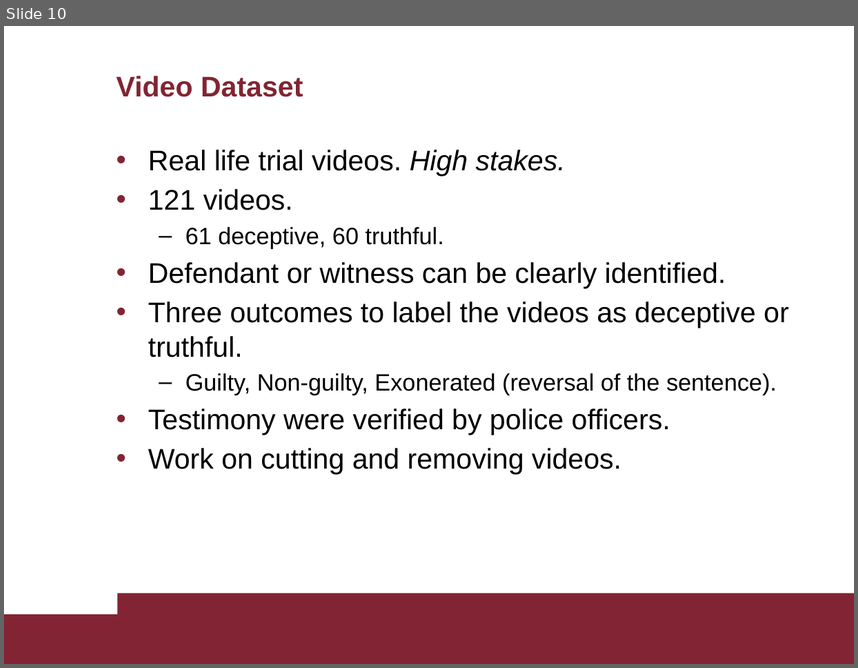
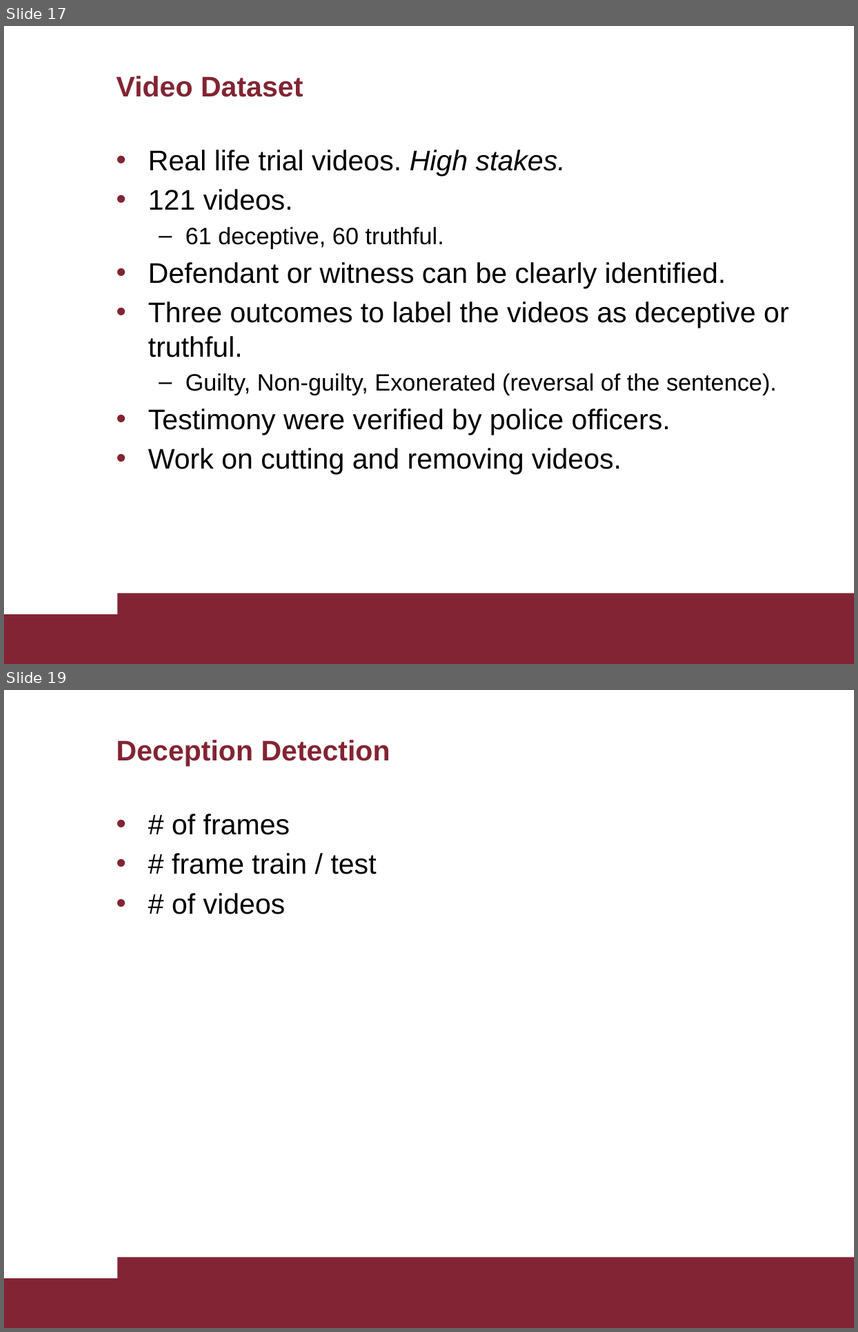
Before and after one commit to AscaL/thesis, a slide deck: Tesi Emanuele Orfanelli 1383726.pptx. Shown one above the other, each under a label of ours: slide 10 before the commit, slides 17 and 19 after it; the slides between them are not shown. The pictures are 858x668 and 858x1332 pixels, drawn with LibreOffice and Linux fonts; fonts in the diff are those of the drawing. Boxes give left, top, right and bottom in pixels: in the first picture for what was removed or moved away, otherwise in the second. Text is boxed around its words. In the diff, an @@ line names an element or a change of style, - is before the commit and + after.

```diff
--- a/Tesi Emanuele Orfanelli 1383726.pptx
+++ b/Tesi Emanuele Orfanelli 1383726.pptx
@@ slide 19 added at box(4, 690, 854, 1328), background #FFFFFF; not listed: 2 template elements that a slide beside it also shows @@
@@ title added at box(116, 740, 390, 766), 24 pt, text #822433, bold @@
+Deception Detection
@@ text added at box(172, 814, 377, 914), 24 pt, text #000000 @@
+• # of frames
+• # frame train / test
+• # of videos
@@ what was slide 10 is now slide 17 @@
```
Also in this commit, not shown: 35 other slides changed.
